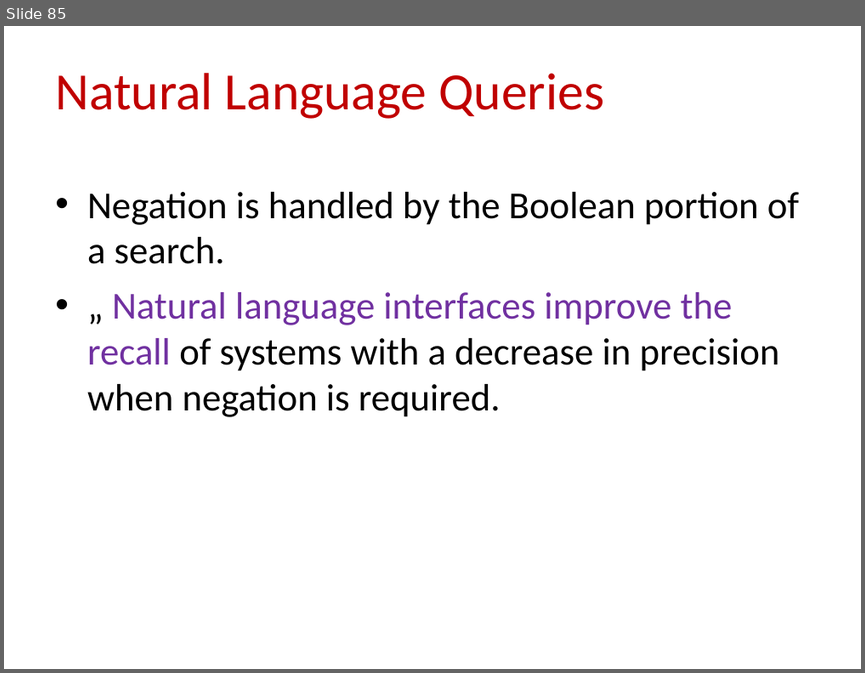
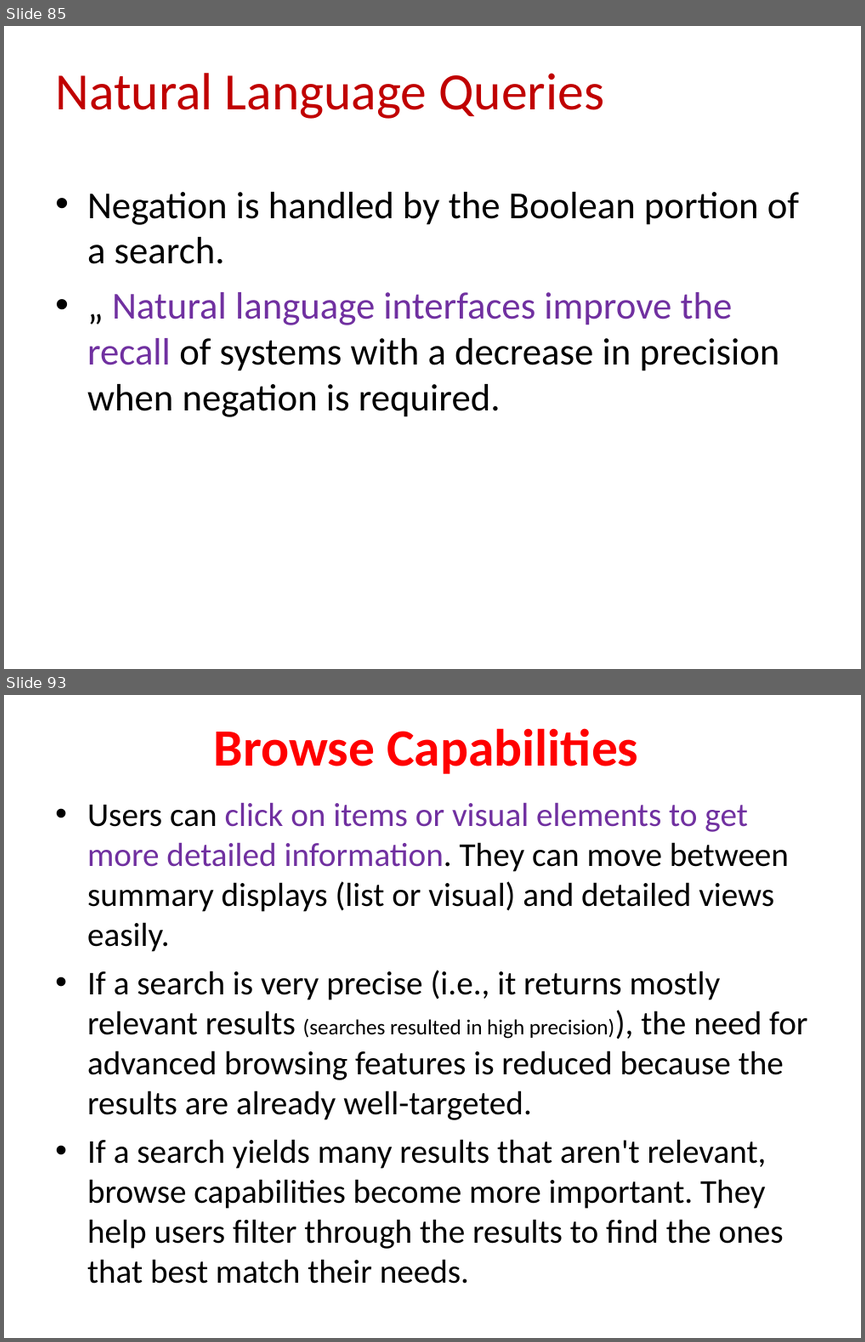
Before and after one commit to CSE-2026/4th-year-sem-1, a slide deck: IRS/UNIT I - IRS.ppt. Shown one above the other, each under a label of ours: slide 85 before the commit, slides 85 and 93 after it; the slides between them are not shown. The pictures are 865x673 and 865x1342 pixels, drawn with LibreOffice and Linux fonts; fonts in the diff are those of the drawing. Boxes give left, top, right and bottom in pixels: in the first picture for what was removed or moved away, otherwise in the second. Text is boxed around its words. In the diff, an @@ line names an element or a change of style, - is before the commit and + after.

```diff
--- a/IRS/UNIT I - IRS.ppt
+++ b/IRS/UNIT I - IRS.ppt
@@ slide 93 added at (4, 695, 861, 1338), background #FFFFFF @@
@@ title added at (214, 728, 638, 774), 44 pt, text #FF0000, bold @@
+Browse Capabilities
@@ text added at (87, 802, 807, 1283), 28 pt, text #000000 @@
+• Users can click on items or visual elements to get more detailed information. They can move between summary displays (list or visual) and detailed views easily.
+• If a search is very precise (i.e., it returns mostly relevant results (searches resulted in high precision)), the need for advanced browsing features is reduced because the results are already well-targeted.
+• If a search yields many results that aren't relevant, browse capabilities become more important. They help users filter through the results to find the ones that best match their needs.
```
Also in this commit, not shown: 30 other slides added, 3 other files.
